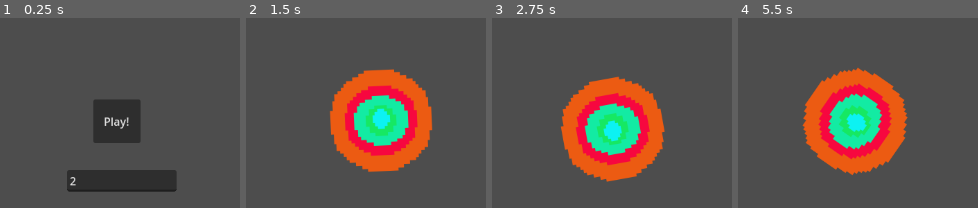
Above: before the commit, frames 1-4 (left to right).
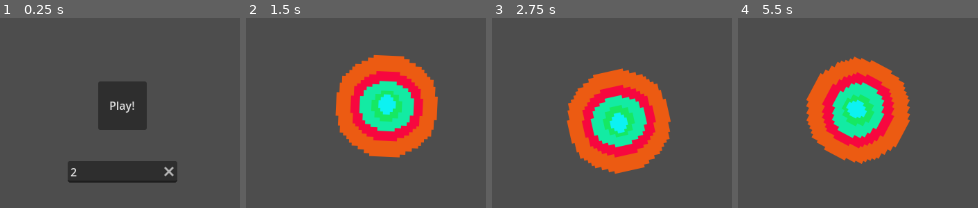
Above: after the commit, the same moments.

Repository: lotigara/collider-run-godot-edition
Game: Godot game, scene res://scenes/main_menu.tscn
The game is run twice, just before and just after one commit, with the same random seed, the same clock (stepped at 60 frames per second) and the same inputs.
Inputs (mouse positions are in pixels of both pictures, inside the frame that each line leads up to):
- Up to frame 1 (0.25 s): no input
- Up to frame 2 (1.5 s): click "Play!" at 0.5 s; move the mouse to (outside the picture) at 1.27 s
- Up to frame 3 (2.75 s): move the mouse to (outside the picture) at 2.02 s
- Up to frame 4 (5.5 s): move the mouse to (939, 37) at 2.77 s; move the mouse to (outside the picture) at 3.52 s; move the mouse to (outside the picture) at 4.27 s; tap Escape (ui_cancel) at 4.9 s; click "Play!" at 5 s

The runs differ from the first frame. In frame 1, 8.9% of the frame differs, in the area x 27-74%, y 33-92%; in frame 2, 17%, in the area x 35-80%, y 19-82%; in frame 3, 13%; in frame 4, 14%.

Commit message:
Some commit

Diff:
--- a/scenes/main_menu.tscn
+++ b/scenes/main_menu.tscn
@@ -4,28 +4,45 @@
 
 [node name="Control" type="Control"]
 layout_mode = 3
-anchors_preset = 15
-anchor_right = 1.0
-anchor_bottom = 1.0
+anchors_preset = 8
+anchor_left = 0.5
+anchor_top = 0.5
+anchor_right = 0.5
+anchor_bottom = 0.5
 grow_horizontal = 2
 grow_vertical = 2
 script = ExtResource("1_prim8")
 
 [node name="LineEdit" type="LineEdit" parent="."]
-layout_mode = 0
-offset_left = 496.0
-offset_top = 374.0
-offset_right = 654.0
-offset_bottom = 405.0
+layout_mode = 1
+anchors_preset = 8
+anchor_left = 0.5
+anchor_top = 0.5
+anchor_right = 0.5
+anchor_bottom = 0.5
+offset_left = -79.0
+offset_top = 37.43
+offset_right = 79.0
+offset_bottom = 68.43
+grow_horizontal = 2
+grow_vertical = 2
 text = "2"
 placeholder_text = "Speed"
+clear_button_enabled = true
 
 [node name="Button" type="Button" parent="."]
-layout_mode = 0
-offset_left = 534.0
-offset_top = 272.0
-offset_right = 602.0
-offset_bottom = 335.0
+layout_mode = 1
+anchors_preset = 8
+anchor_left = 0.5
+anchor_top = 0.5
+anchor_right = 0.5
+anchor_bottom = 0.5
+offset_left = -35.0
+offset_top = -77.72
+offset_right = 35.0
+offset_bottom = -7.72
+grow_horizontal = 2
+grow_vertical = 2
 text = "Play!"
 
 [connection signal="button_up" from="Button" to="." method="_on_button_button_up"]
Not shown, changed: export_presets.cfg
